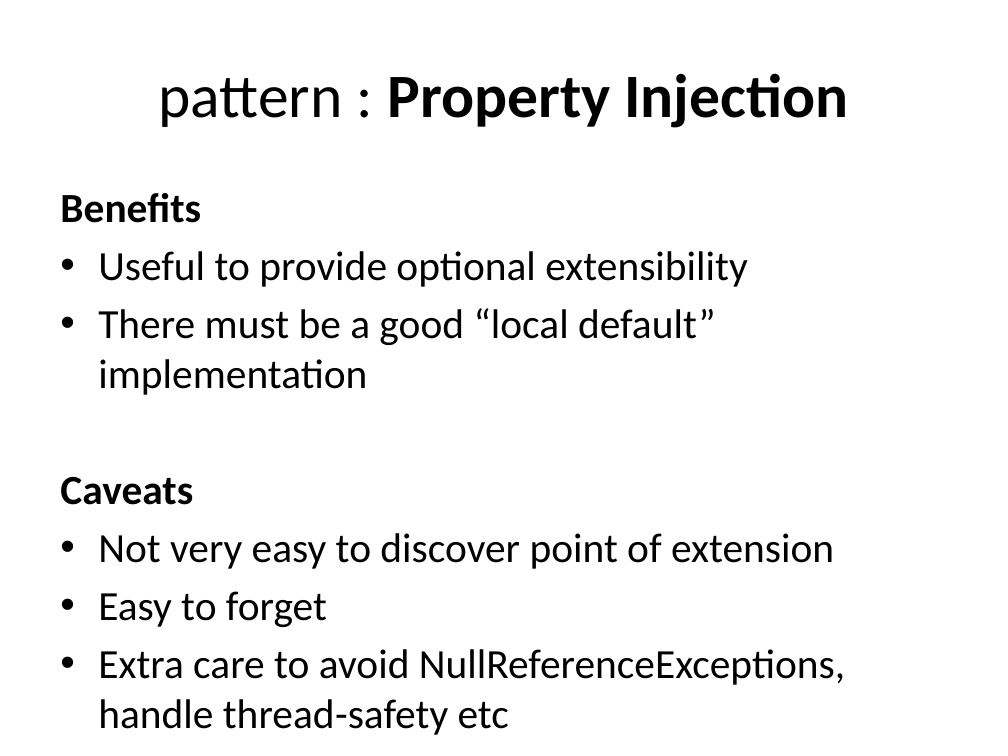
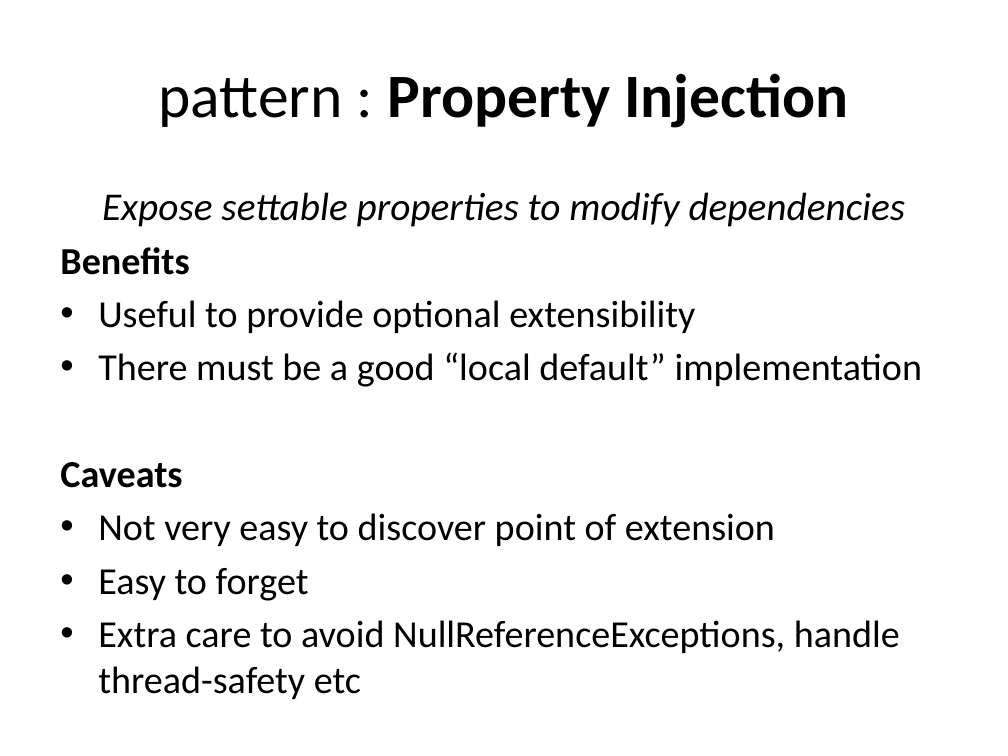
Before and after one commit to tsimbalar/DependencyInjectionTheRightWay, a slide deck: slide 21 of Dependency Injection - the right way.pptx. Drawn at 1008x756 pixels with LibreOffice and Linux fonts; fonts in the diff are those of the drawing. Boxes give left, top, right and bottom in pixels: in the first picture for what was removed or moved away, otherwise in the second. Text is boxed around its words. In the diff, an @@ line names an element or a change of style, - is before the commit and + after.

```diff
--- a/Dependency Injection - the right way.pptx
+++ b/Dependency Injection - the right way.pptx
@@ text at (x1=102, y1=192, x2=906, y2=227): paragraph added @@
+Expose settable properties to modify dependencies
@@ text at (x1=60, y1=247, x2=922, y2=653): size 29.6 to 27.2 pt in "Benefits", "Useful to provide optional extensibility", "There must be a good “local default” ...", "Caveats" and 3 more places @@
```
Also in this commit, not shown: 2 other slides changed, 3 slides added, 1 slide removed.
